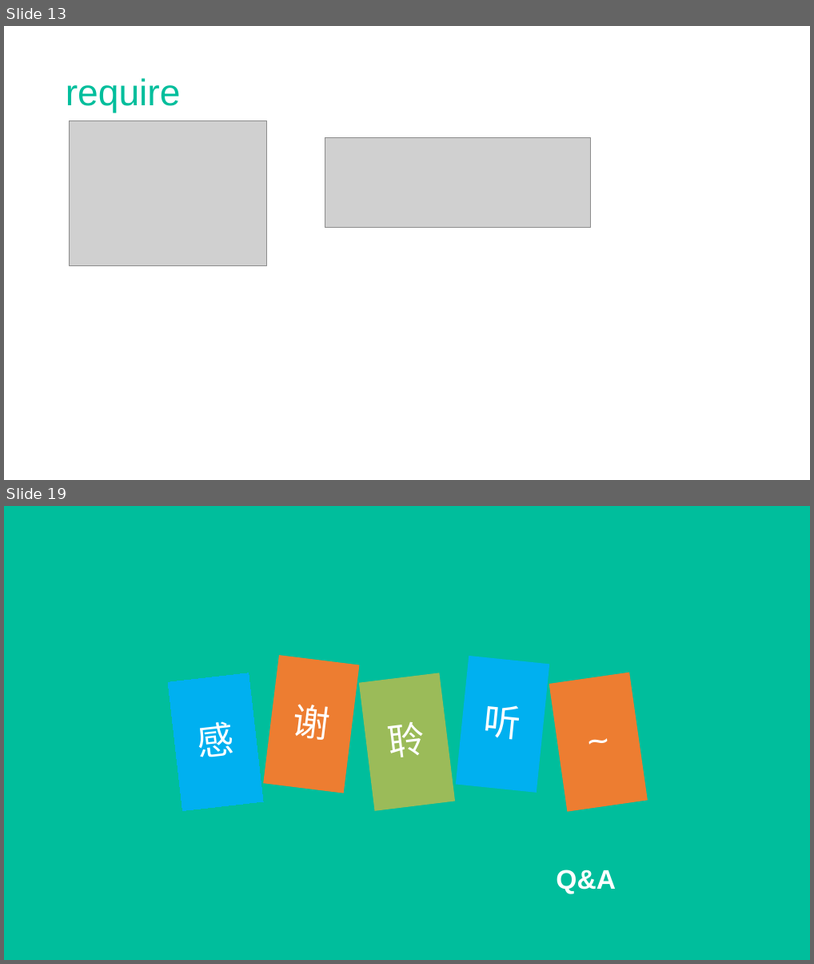
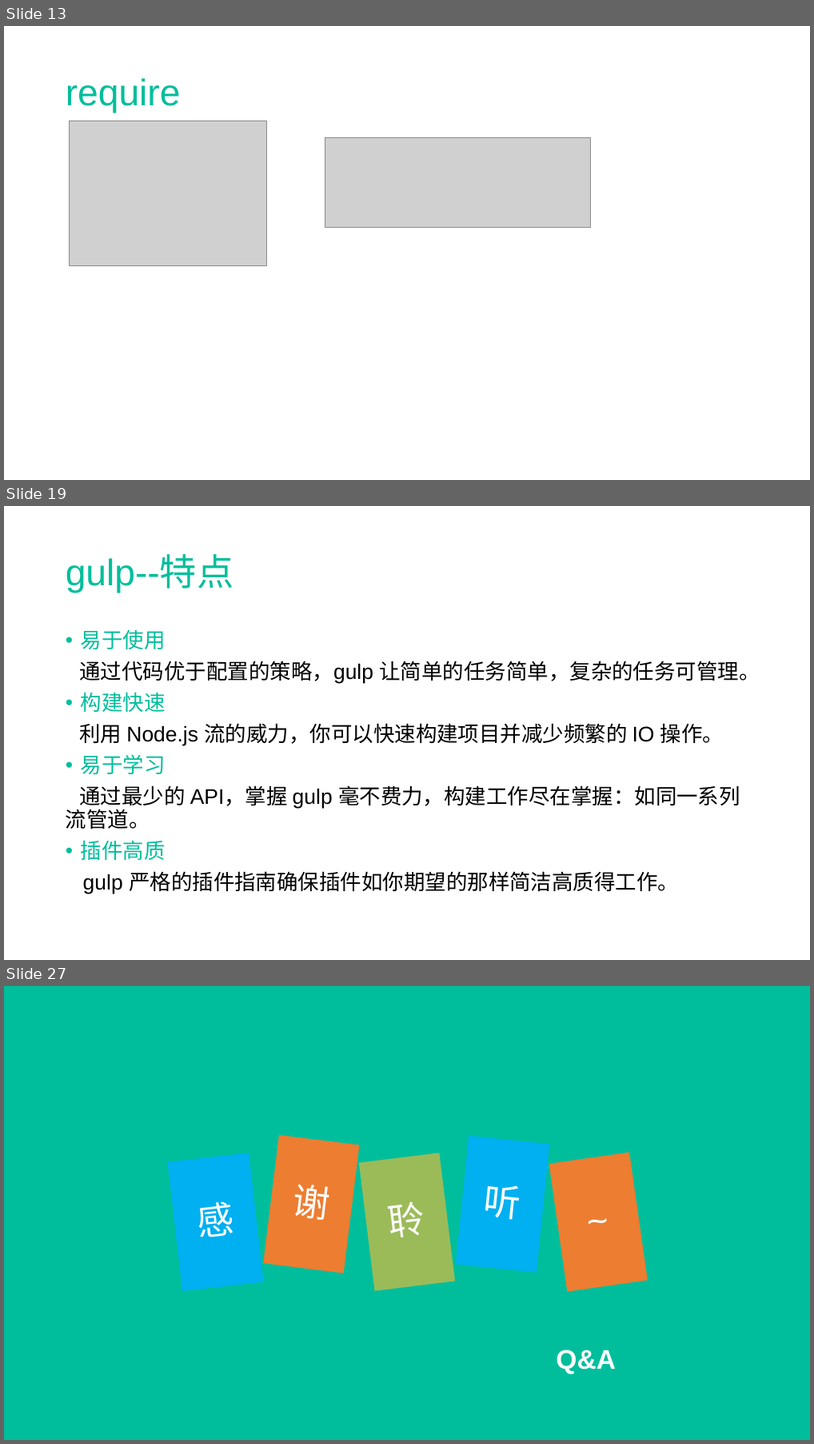
Before and after one commit to SiberianMark/travels, a slide deck: gulptest/nodejs.pptx. Shown one above the other, each under a label of ours: slides 13 and 19 before the commit, slides 13, 19 and 27 after it; the slides between them are not shown. The pictures are 814x964 and 814x1444 pixels, drawn with LibreOffice and Linux fonts; fonts in the diff are those of the drawing; grey boxes stand for pictures. Boxes give left, top, right and bottom in pixels: in the first picture for what was removed or moved away, otherwise in the second. Text is boxed around its words. In the diff, an @@ line names an element or a change of style, - is before the commit and + after.

```diff
--- a/gulptest/nodejs.pptx
+++ b/gulptest/nodejs.pptx
@@ slide 19 added at box(4, 506, 810, 960), background #FFFFFF @@
@@ text added at box(66, 556, 234, 593), 44 pt, text #00BE9C @@
+gulp--特点
@@ text added at box(66, 630, 760, 894), 25.2 pt, text #000000 @@
+• 易于使用
+通过代码优于配置的策略，gulp 让简单的任务简单，复杂的任务可管理。
+• 构建快速
+利用 Node.js 流的威力，你可以快速构建项目并减少频繁的 IO 操作。
+• 易于学习
+通过最少的 API，掌握 gulp 毫不费力，构建工作尽在掌握：如同一系列流管道。
+• 插件高质
+gulp 严格的插件指南确保插件如你期望的那样简洁高质得工作。
@@ what was slide 19 is now slide 27 @@
```
Also in this commit, not shown: 10 slides changed, 10 other slides added, 6 other files.
